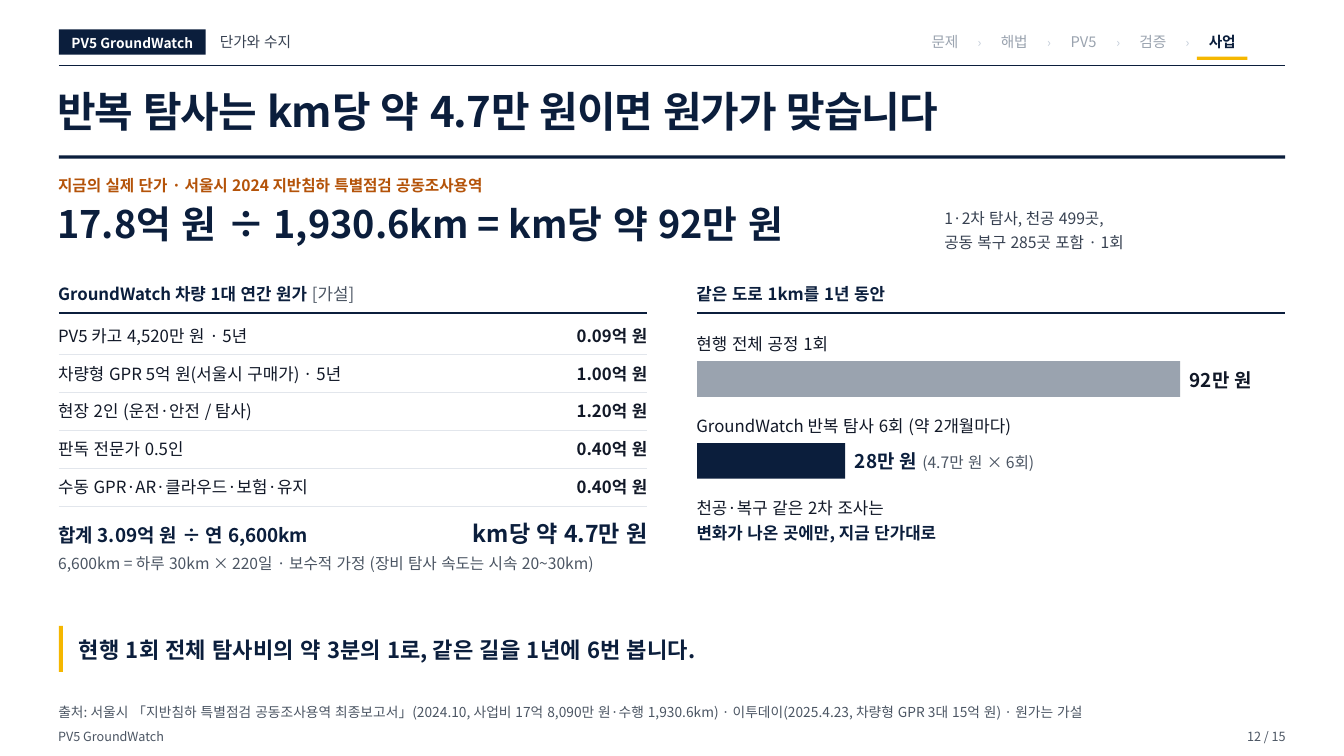
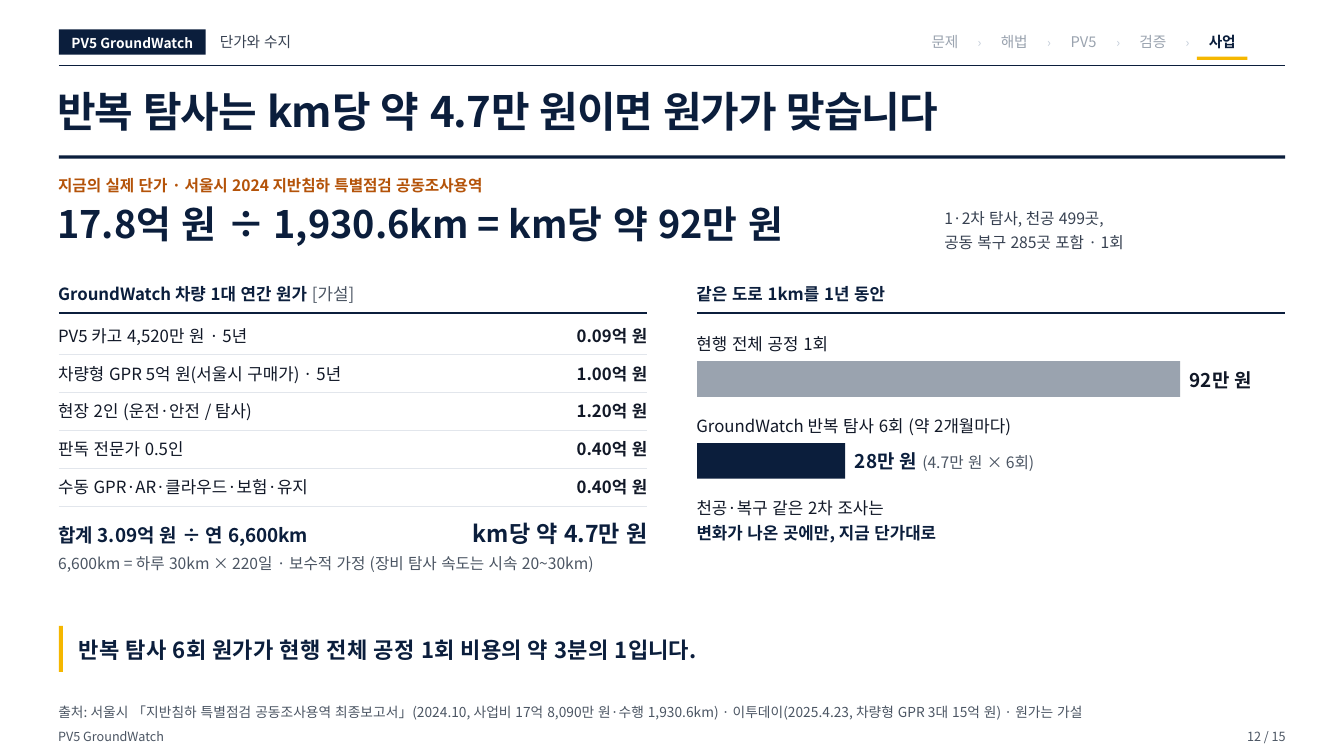
Before and after one commit to woojin-choe/pv5-hose-lab, a slide deck: slide 12 of ppt_all/PV5_GroundWatch_10_23.pptx. Drawn at 1344x756 pixels with LibreOffice and Linux fonts; fonts in the diff are those of the drawing. Boxes give left, top, right and bottom in pixels: in the first picture for what was removed or moved away, otherwise in the second. Text is boxed around its words. In the diff, an @@ line names an element or a change of style, - is before the commit and + after.

```diff
--- a/ppt_all/PV5_GroundWatch_10_23.pptx
+++ b/ppt_all/PV5_GroundWatch_10_23.pptx
@@ text at (79,639,696,660): text changed @@
-현행 1회 전체 탐사비의 약 3분의 1로, 같은 길을 1년에 6번 봅니다.
+반복 탐사 6회 원가가 현행 전체 공정 1회 비용의 약 3분의 1입니다.
```
Also in this commit, not shown: 5 other slides changed, 9 other files.
